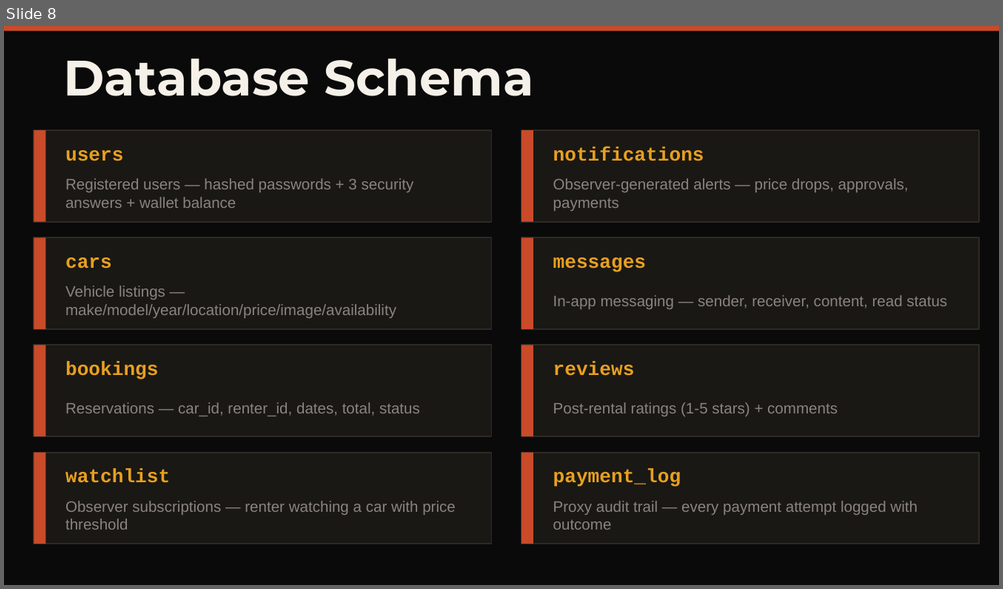
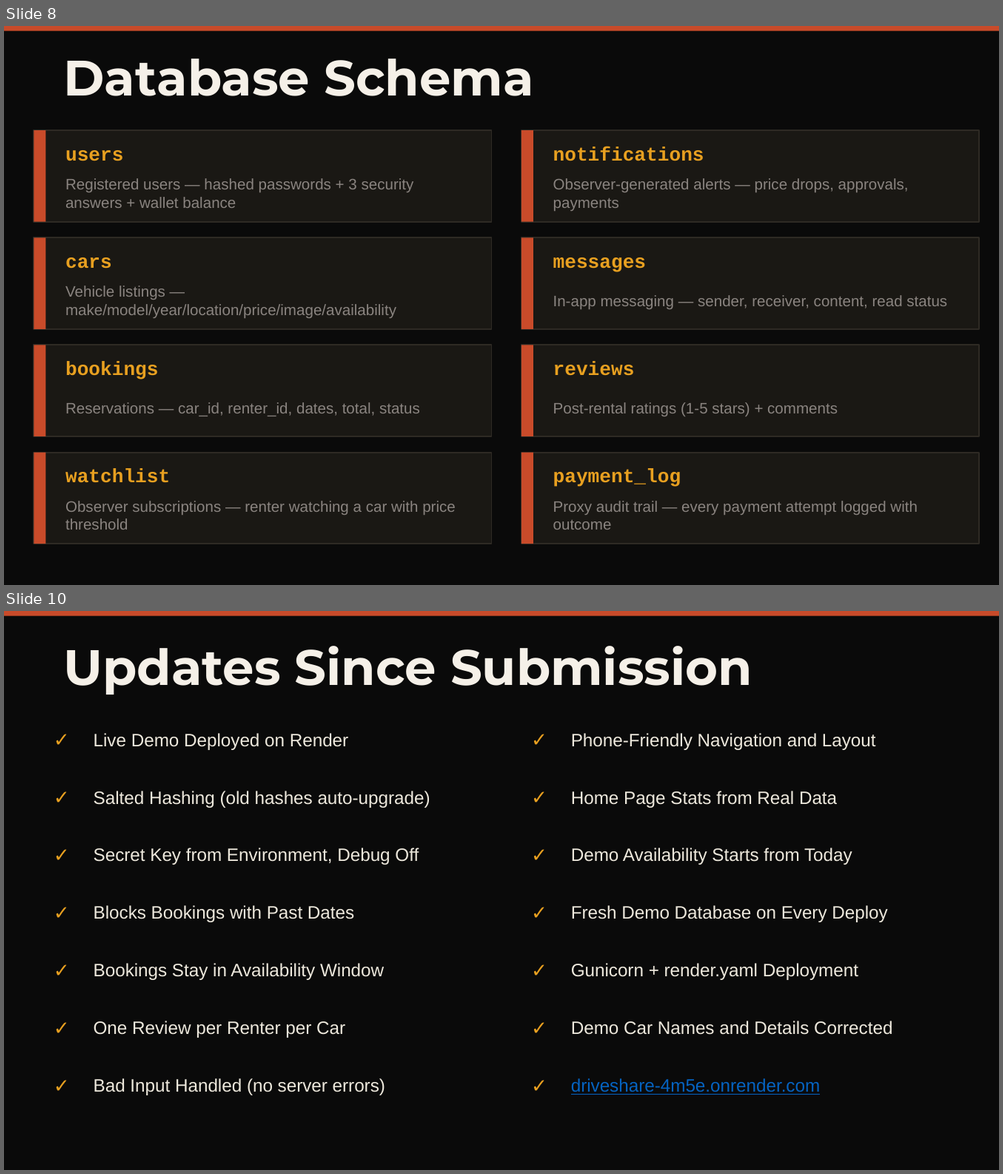
Before and after one commit to mberry-dev/driveshare, a slide deck: presentation/DriveShare_Presentation.pptx. Shown one above the other, each under a label of ours: slide 8 before the commit, slides 8 and 10 after it; the slides between them are not shown. The pictures are 1003x589 and 1003x1174 pixels, drawn with LibreOffice and Linux fonts; fonts in the diff are those of the drawing. Boxes give left, top, right and bottom in pixels: in the first picture for what was removed or moved away, otherwise in the second. Text is boxed around its words. In the diff, an @@ line names an element or a change of style, - is before the commit and + after.

```diff
--- a/presentation/DriveShare_Presentation.pptx
+++ b/presentation/DriveShare_Presentation.pptx
@@ slide 10 added at (x1=4, y1=611, x2=999, y2=1170), background #0A0A0A @@
@@ rectangle added at (x1=4, y1=611, x2=999, y2=616), fill #C94B2A @@
@@ text added at (x1=63, y1=646, x2=752, y2=695), 36 pt, text #F5F0E8, bold @@
+Updates Since Submission
@@ text added at (x1=44, y1=721, x2=79, y2=758), 14 pt, text #E8A020, bold @@
+✓
@@ text added at (x1=521, y1=721, x2=556, y2=758), 14 pt, text #E8A020, bold @@
+✓
@@ text added at (x1=94, y1=733, x2=348, y2=750), 13 pt, text #EDE8DC @@
+Live Demo Deployed on Render
@@ text added at (x1=571, y1=733, x2=876, y2=750), 13 pt, text #EDE8DC @@
+Phone-Friendly Navigation and Layout
@@ text added at (x1=44, y1=778, x2=79, y2=816), 14 pt, text #E8A020, bold @@
+✓
@@ text added at (x1=521, y1=778, x2=556, y2=816), 14 pt, text #E8A020, bold @@
+✓
@@ text added at (x1=94, y1=791, x2=430, y2=808), 13 pt, text #EDE8DC @@
+Salted Hashing (old hashes auto-upgrade)
@@ text added at (x1=571, y1=791, x2=836, y2=808), 13 pt, text #EDE8DC @@
+Home Page Stats from Real Data
@@ text added at (x1=44, y1=836, x2=79, y2=874), 14 pt, text #E8A020, bold @@
+✓
@@ text added at (x1=94, y1=848, x2=418, y2=865), 13 pt, text #EDE8DC @@
+Secret Key from Environment, Debug Off
@@ text added at (x1=521, y1=836, x2=556, y2=874), 14 pt, text #E8A020, bold @@
+✓
@@ text added at (x1=571, y1=848, x2=852, y2=865), 13 pt, text #EDE8DC @@
+Demo Availability Starts from Today
@@ text added at (x1=44, y1=894, x2=79, y2=931), 14 pt, text #E8A020, bold @@
+✓
@@ text added at (x1=521, y1=894, x2=556, y2=931), 14 pt, text #E8A020, bold @@
+✓
@@ text added at (x1=94, y1=906, x2=354, y2=923), 13 pt, text #EDE8DC @@
+Blocks Bookings with Past Dates
@@ text added at (x1=571, y1=906, x2=887, y2=923), 13 pt, text #EDE8DC @@
+Fresh Demo Database on Every Deploy
@@ text added at (x1=44, y1=951, x2=79, y2=989), 14 pt, text #E8A020, bold @@
+✓
@@ text added at (x1=94, y1=963, x2=384, y2=980), 13 pt, text #EDE8DC @@
+Bookings Stay in Availability Window
@@ text added at (x1=521, y1=951, x2=556, y2=989), 14 pt, text #E8A020, bold @@
+✓
@@ text added at (x1=571, y1=963, x2=858, y2=980), 13 pt, text #EDE8DC @@
+Gunicorn + render.yaml Deployment
@@ text added at (x1=44, y1=1009, x2=79, y2=1047), 14 pt, text #E8A020, bold @@
+✓
@@ text added at (x1=521, y1=1009, x2=556, y2=1047), 14 pt, text #E8A020, bold @@
+✓
@@ text added at (x1=94, y1=1021, x2=345, y2=1038), 13 pt, text #EDE8DC @@
+One Review per Renter per Car
@@ text added at (x1=571, y1=1021, x2=892, y2=1035), 13 pt, text #EDE8DC @@
+Demo Car Names and Details Corrected
@@ text added at (x1=44, y1=1067, x2=79, y2=1105), 14 pt, text #E8A020, bold @@
+✓
@@ text added at (x1=521, y1=1067, x2=556, y2=1105), 14 pt, text #E8A020, bold @@
+✓
@@ text added at (x1=94, y1=1079, x2=385, y2=1096), 13 pt, text #EDE8DC @@
+Bad Input Handled (no server errors)
@@ text added at (x1=571, y1=1079, x2=819, y2=1095), 13 pt, text #0563C1, underline @@
+driveshare-4m5e.onrender.com
```
Also in this commit, not shown: 4 slides changed, 1 other file.
